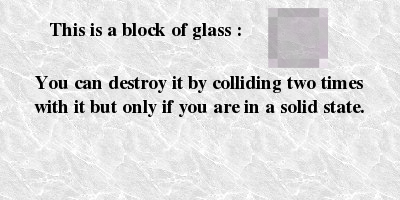
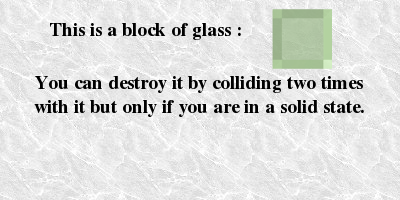
Before/after of a 400×200 layered artwork. What changed in the layer stack:
painted on "Calque Copié" over [268, 8, 332, 69]
